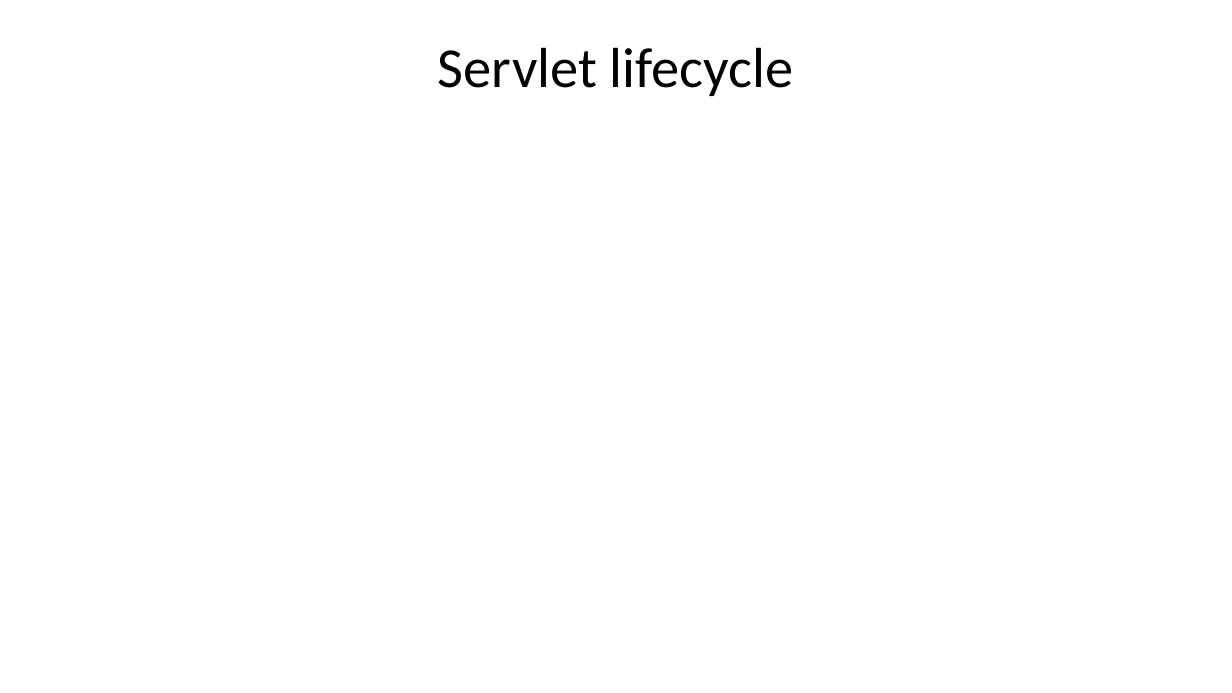
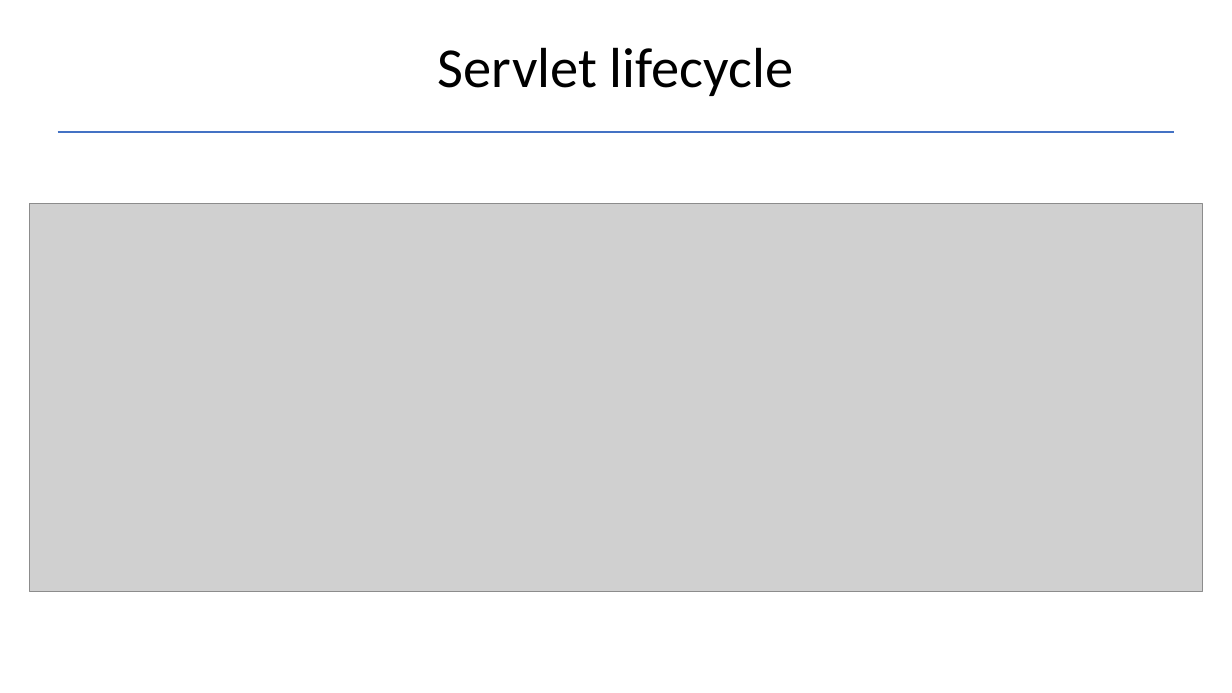
Before and after one commit to Garnik94/Levelup_presentations, a slide deck: slide 15 of Servlet/Servlet_Presentation.pptx (slide 11 before the commit). Drawn at 1232x693 pixels with LibreOffice and Linux fonts; fonts in the diff are those of the drawing; grey boxes stand for pictures. Boxes give left, top, right and bottom in pixels: in the first picture for what was removed or moved away, otherwise in the second. Text is boxed around its words. In the diff, an @@ line names an element or a change of style, - is before the commit and + after.

```diff
--- a/Servlet/Servlet_Presentation.pptx
+++ b/Servlet/Servlet_Presentation.pptx
@@ line added from (57, 132) to (1175, 132), #4472C4 1.5 pt @@
@@ picture added at [30,204,1202,592] @@
```
Also in this commit, not shown: 3 other slides changed, 4 slides added, 4 other files.
